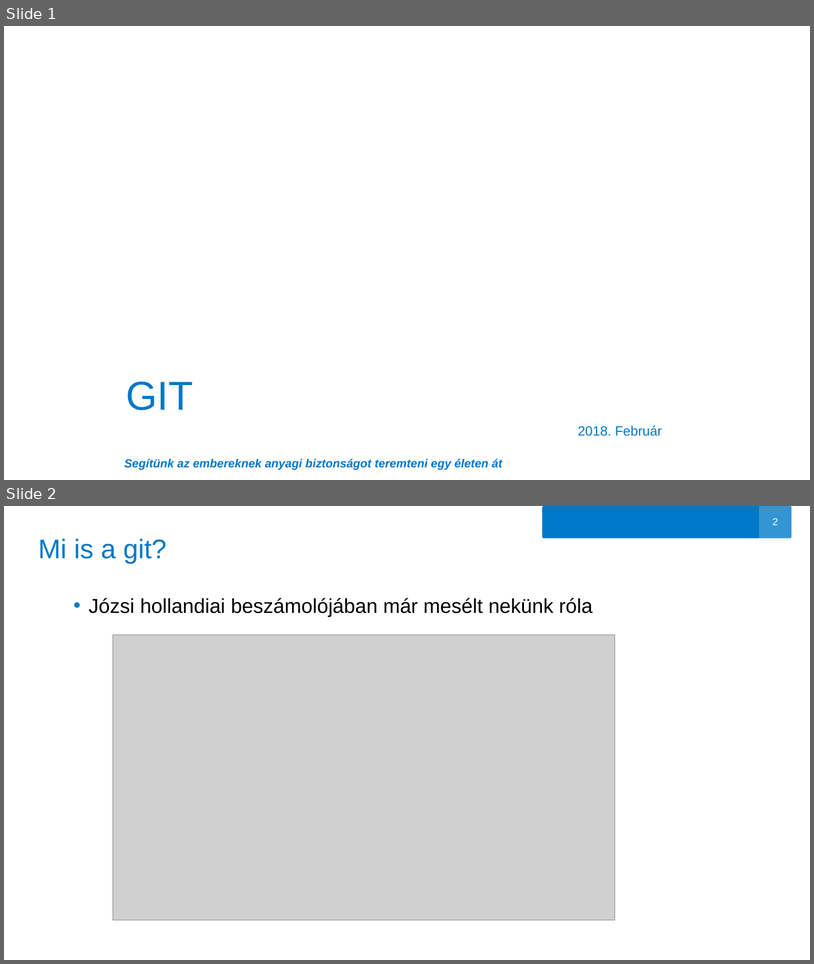
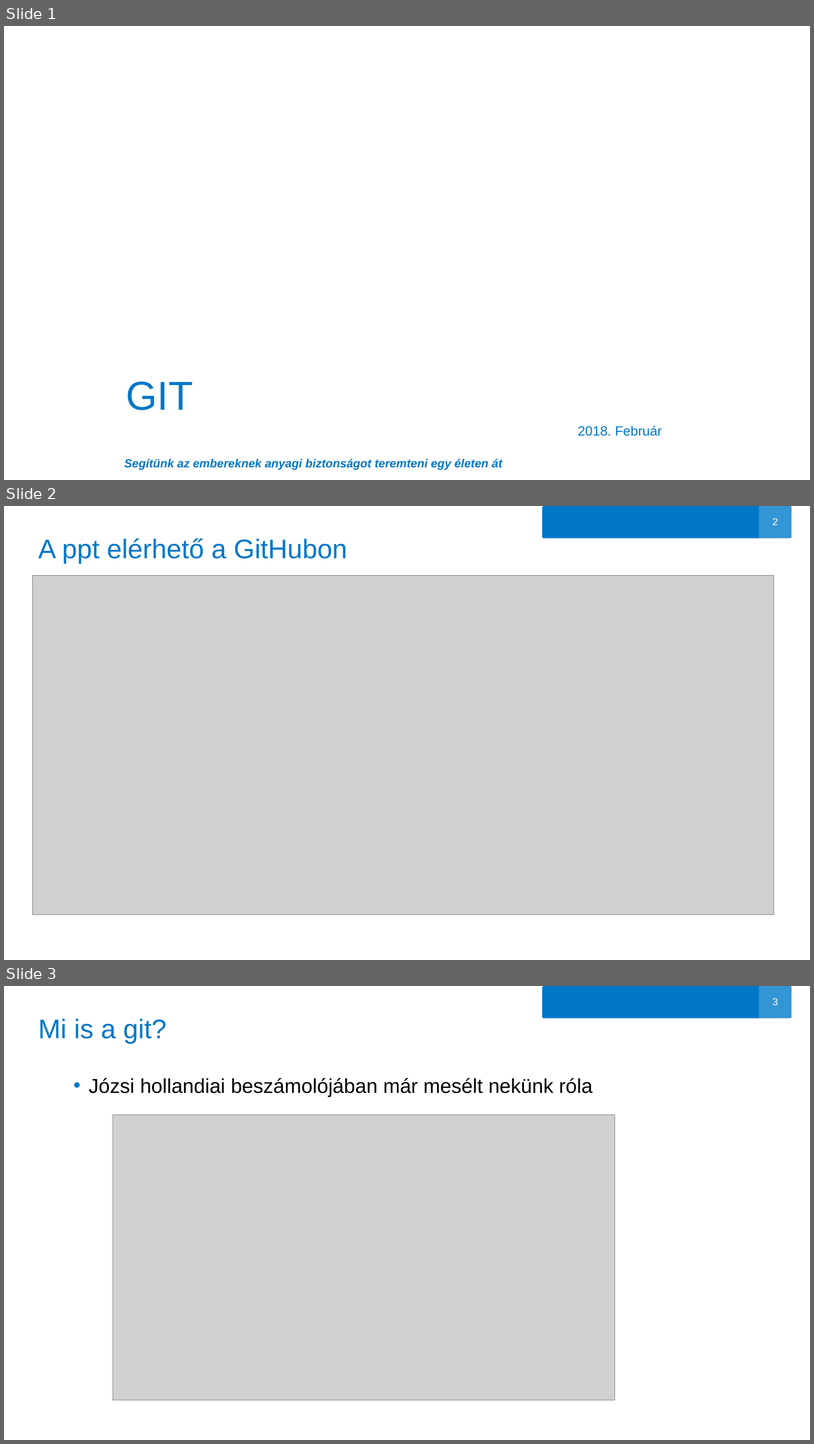
Before and after one commit to oerika1988/aegon-git-tutorial, a slide deck: GIT.pptx. Shown one above the other, each under a label of ours: slides 1 and 2 before the commit, slides 1, 2 and 3 after it. The pictures are 814x964 and 814x1444 pixels, drawn with LibreOffice and Linux fonts; fonts in the diff are those of the drawing; grey boxes stand for pictures; background and template pictures are left out. Boxes give left, top, right and bottom in pixels: in the first picture for what was removed or moved away, otherwise in the second. Text is boxed around its words. In the diff, an @@ line names an element or a change of style, - is before the commit and + after.

```diff
--- a/GIT.pptx
+++ b/GIT.pptx
@@ slide 2 added at bbox=[4, 506, 810, 960], background #FFFFFF; not listed: 3 template elements that a slide beside it also shows @@
@@ title added at bbox=[38, 538, 347, 564], 32 pt, text #0077C8 @@
+A ppt elérhető a GitHubon
@@ picture added at bbox=[32, 576, 774, 915] @@
@@ what was slide 2 is now slide 3 @@
@@ page number at bbox=[773, 998, 778, 1005]: text changed @@
-2
+3
```
